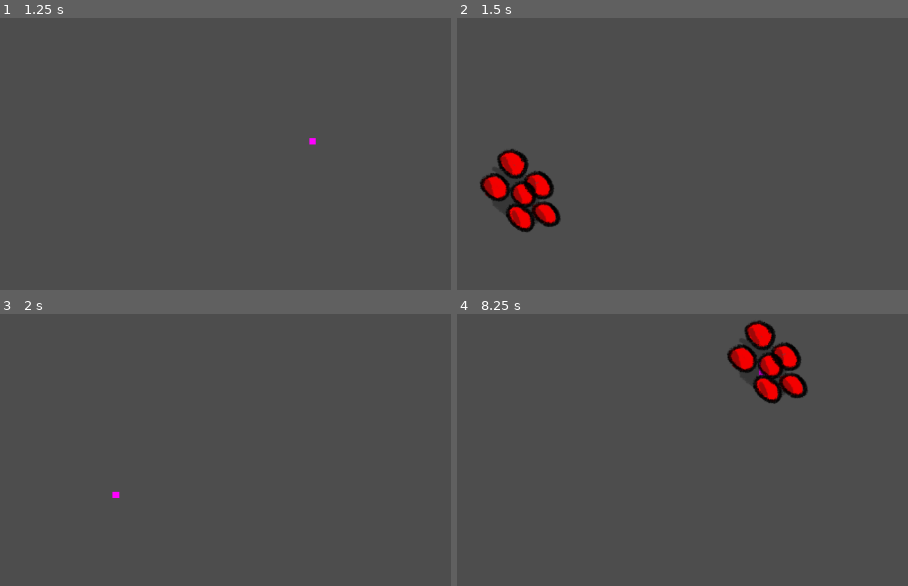
Above: before the commit, frames 1-4 (two rows, left to right).
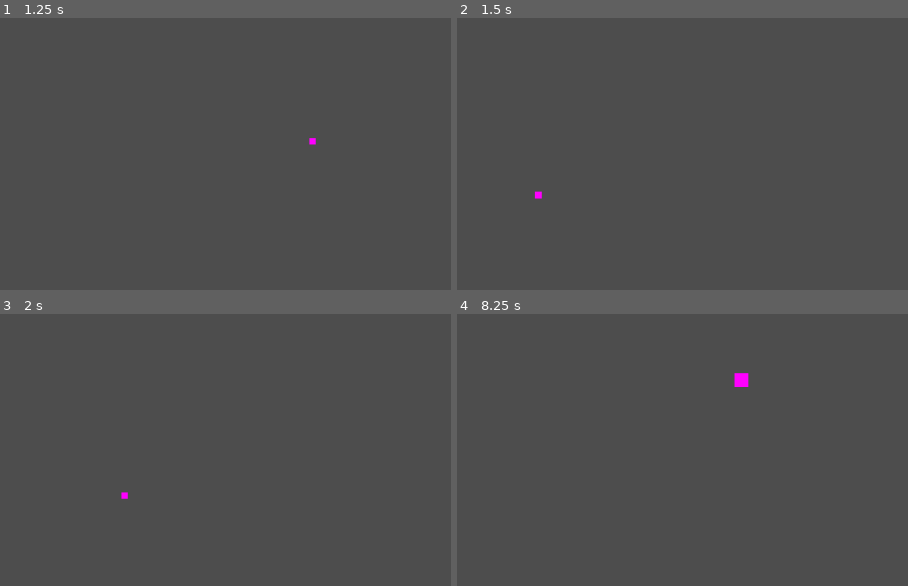
Above: after the commit, the same moments.

Repository: sixrobin/GMTK2024
Game: Godot game, scene res://game.tscn
Two runs of this game, one before a commit and one after it. Both use one fixed random seed, a clock stepped at 60 frames per second and the inputs below.
Inputs (mouse positions are in pixels of both pictures, inside the frame that each line leads up to):
- Up to frame 1 (1.25 s): tap Enter at 0.5 s; move the mouse to (401, 148) at 0.52 s; hold Space (SpawnObject) from 0.53 s (still down)
- Up to frame 2 (1.5 s): move the mouse to (524, 194) at 1.27 s; release Space (SpawnObject) at 1.28 s; tap Space (SpawnObject) at 1.35 s
- Up to frame 3 (2 s): no input
- Up to frame 4 (8.25 s): tap Space (SpawnObject) at 2, 2.85, 4.35, 5.85, 7.35 s; move the mouse to (763, 368) at 2.02 s; hold Space (SpawnObject) 2.03-2.78 s; move the mouse to (641, 556) at 2.77 s; move the mouse to (outside the picture) at 3.52 s; hold Space (SpawnObject) 3.53-4.28 s; move the mouse to (outside the picture) at 4.27 s; move the mouse to (723, 466) at 5.02 s; hold Space (SpawnObject) 5.03-5.78 s; move the mouse to (560, 354) at 5.77 s; move the mouse to (858, 444) at 6.52 s; hold Space (SpawnObject) 6.53-7.28 s; move the mouse to (524, 490) at 7.27 s; move the mouse to (763, 368) at 8.02 s; hold Space (SpawnObject) from 8.03 s (still down)

Frame 1 is identical in both runs. In frame 2, 3.0% of the frame differs, in the area x 5-24%, y 48-79%; in frame 3, less than 0.1%; in frame 4, 3.2%, in the area x 59-78%, y 2-34%.

Commit message:
Added interaction timer + possibility to disable object during interaction

Diff:
--- a/prefabs/objects/banana.tscn
+++ b/prefabs/objects/banana.tscn
@@ -12,7 +12,6 @@
 
 [node name="Object" type="RigidBody2D"]
 script = ExtResource("1_12mxu")
-stun_duration = 0.2
 scale_factor = 1.2
 speed_modifier = ExtResource("2_2bgyd")
 
--- a/scripts/creature.gd
+++ b/scripts/creature.gd
@@ -17,13 +17,28 @@
 		self.position = lerp(self.position, target_object.position, delta * SMOOTH_SPEED * speed_boost)
 
 func interact(object: ObjectOfInterest):
-	object.apply(self)
+	object.before_apply()
+	if object.interact_duration >0:
+		var interaction_timer: Timer = Timer.new()
+		add_child(interaction_timer)
+		interaction_timer.timeout.connect(func():object.apply(self))
+		interaction_timer.start(object.interact_duration)
+	else:
+		object.apply(self)
 
-func stun(duration: float):
+func stun(stun_resource: StunResource) -> Timer:
 	if is_stunned:
 		return
 	is_stunned = true
-	stun_timer.start(duration)
+	match stun_resource.mode:
+		StunResource.E_stun_mode.STUN:
+			print("stun type is stun")
+		StunResource.E_stun_mode.SLEEP:
+			print("stun type is sleep")
+		_:
+			print("stun type is not handled")
+	stun_timer.start(stun_resource.duration)
+	return stun_timer
 
 #Speed Boost
 func speedBoost(speed_modifier: SpeedModifier):
--- a/scripts/objects/objectOfInterest.gd
+++ b/scripts/objects/objectOfInterest.gd
@@ -1,10 +1,16 @@
 extends Node2D
 class_name ObjectOfInterest
+
+var is_enabled: bool = true
 
 @export var attractive: bool = true
 @export var delete_on_applied: bool = true
 
-@export var stun_duration: float = 0
+@export var interact_duration: float = 0
+@export var disabled_during_interaction: bool = false
+
+@export var stun_resource: StunResource = null
+
 @export var scale_factor: float = 1
 @export var speed_modifier: SpeedModifier = null
 
@@ -16,9 +22,13 @@
 	if body is Player:
 		body.interact(self)
 
+func before_apply():
+	if disabled_during_interaction:
+		is_enabled = false
+
 func apply(player: Player):
-	if stun_duration != 0:
-		player.stun(stun_duration)
+	if stun_resource:
+		player.stun(stun_resource)
 	if scale_factor != 1:
 		player.scale *= scale_factor
 	if speed_modifier:
@@ -26,6 +36,7 @@
 	on_applied()
 
 func on_applied():
+	is_enabled = true
 	if attractive:
 		ObjectManager.unregister_object(self)
 	if delete_on_applied:
--- /dev/null
+++ b/scripts/utils/stun_resource.gd
@@ -0,0 +1,7 @@
+extends Resource
+class_name StunResource
+
+enum E_stun_mode {NONE,STUN,SLEEP}
+
+@export var duration: float = 1
+@export var mode: E_stun_mode = E_stun_mode.NONE
